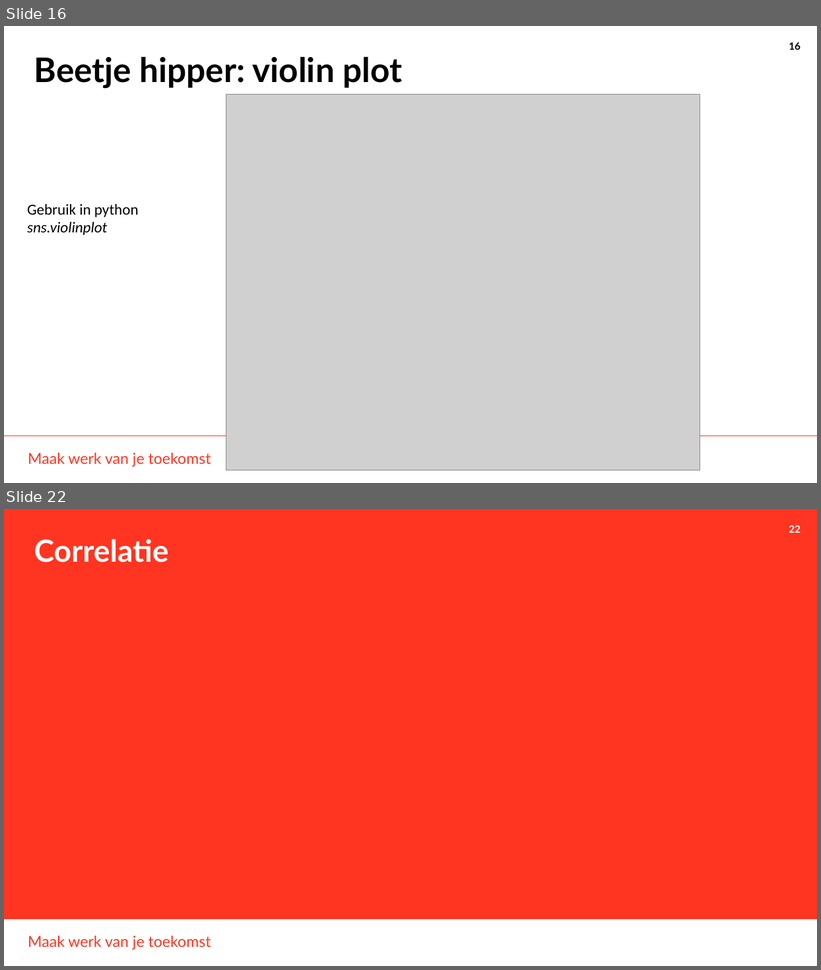
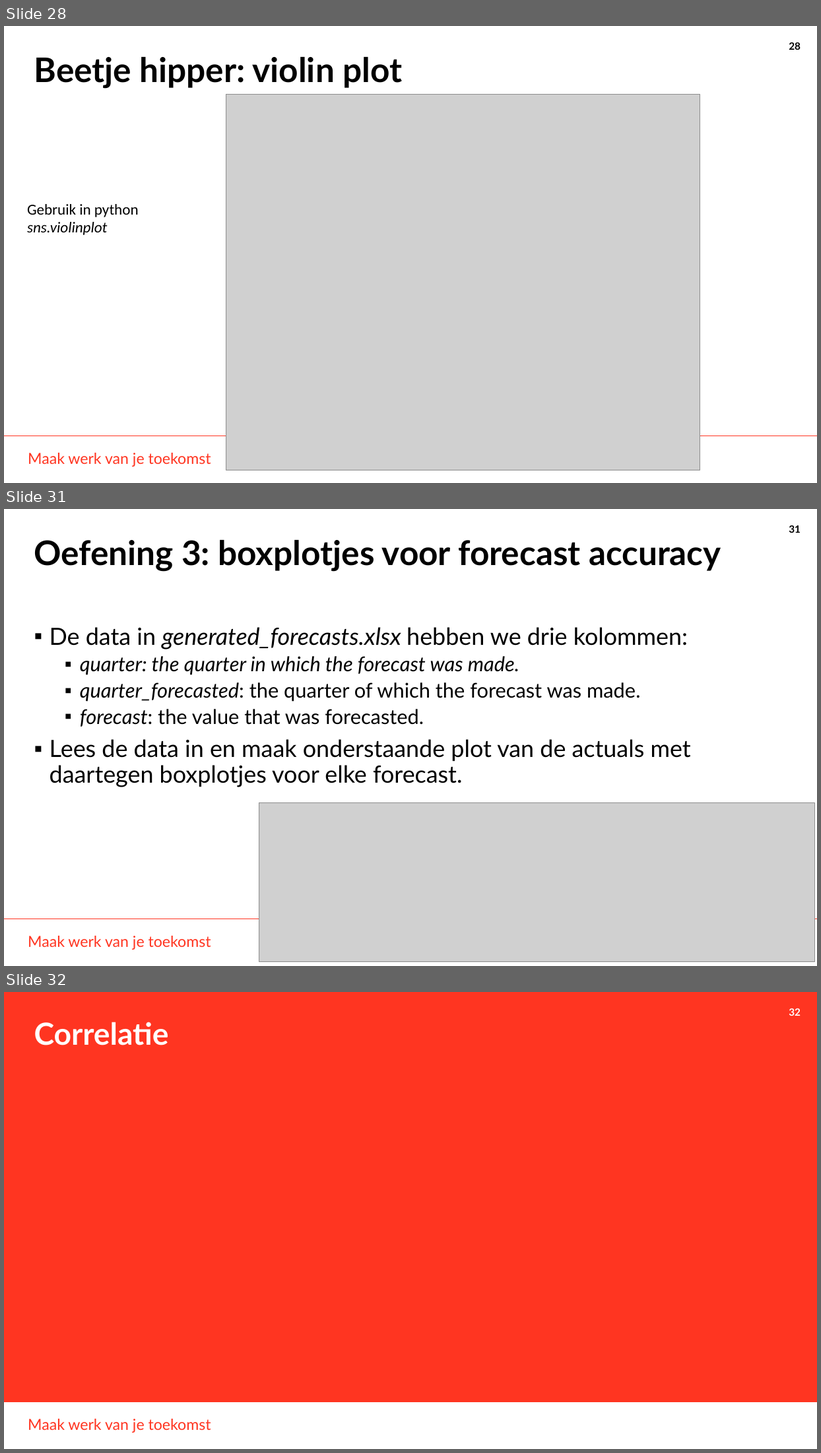
Before and after one commit to THellemans/data-science-syntra-ab, a slide deck: 06 statistiek/04 Numerieke data verdelingen verkennen/04 Numerieke data verdelingen verkennen.pptx. Shown one above the other, each under a label of ours: slides 16 and 22 before the commit, slides 28, 31 and 32 after it; the slides between them are not shown. The pictures are 821x970 and 821x1453 pixels, drawn with LibreOffice and Linux fonts; fonts in the diff are those of the drawing; grey boxes stand for pictures; background and template pictures are left out. Boxes give left, top, right and bottom in pixels: in the first picture for what was removed or moved away, otherwise in the second. Text is boxed around its words. In the diff, an @@ line names an element or a change of style, - is before the commit and + after.

```diff
--- a/06 statistiek/04 Numerieke data verdelingen verkennen/04 Numerieke data verdelingen verkennen.pptx
+++ b/06 statistiek/04 Numerieke data verdelingen verkennen/04 Numerieke data verdelingen verkennen.pptx
@@ slide 31 added at bbox=[4, 509, 817, 966], background #FFFFFF; not listed: 3 template elements that a slide beside it also shows @@
@@ title added at bbox=[34, 540, 721, 572], 40 pt, text #000000, bold @@
+Oefening 3: boxplotjes voor forecast accuracy
@@ text added at bbox=[50, 627, 691, 788], 28 pt, text #000000 @@
+▪ De data in generated_forecasts.xlsx hebben we drie kolommen:
+  ▪ quarter: the quarter in which the forecast was made.
+  ▪ quarter_forecasted: the quarter of which the forecast was made.
+  ▪ forecast: the value that was forecasted.
+▪ Lees de data in en maak onderstaande plot van de actuals met daartegen boxplotjes voor elke forecast.
@@ picture added at bbox=[259, 803, 815, 963] @@
@@ what was slide 16 is now slide 28 @@
@@ page number at bbox=[789, 42, 801, 50]: text changed @@
-16
+28
@@ what was slide 22 is now slide 32 @@
@@ page number at bbox=[789, 1008, 801, 1016]: text changed @@
-22
+32
```
Also in this commit, not shown: 13 slides changed, 11 other slides added, 3 slides removed, 29 other files.
